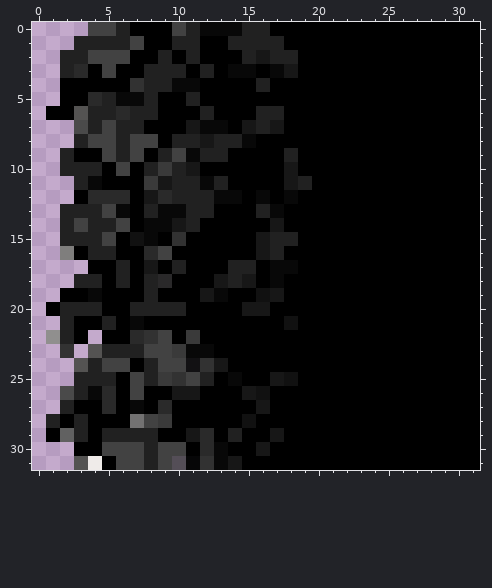
Two states of a pixel-art sprite, projeto_fpro/maptiles/parede/5.png. Above: the version before the commit.
The file is 32x32 pixels. Colours within 5 levels of each other are drawn and written as one.
Once edited:
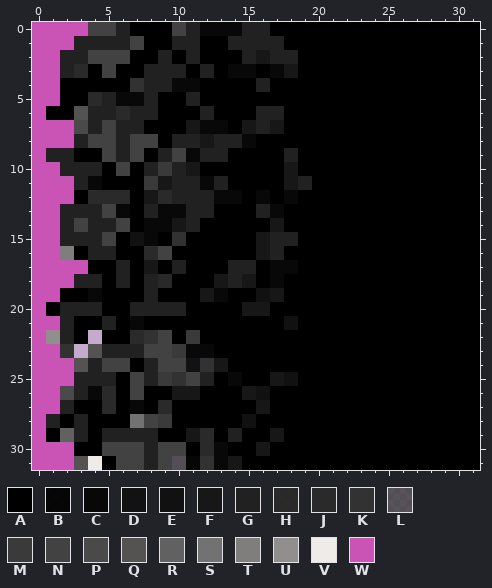
Palette (. is transparent): A #000000  B #010101f8  C #080808  D #0d0d0df7  E #111111  F #171717  G #212121  H #262626f8  J #2a2a2a  K #323232  L #373737c4  M #3a3a3a  N #424242  P #4a4a4a  Q #545352  R #616161  S #737272  T #7f7e7d  U #908f8e  V #efebe9  W #ca53b6
From old to new:
y 0: x 0..3 .... -> WWWW
y 1: x 0..2 ... -> WWW
y 2..5: x 0..1 .. -> WW
y 6: x 0 . -> W
y 7..8: x 0..2 ... -> WWW
y 9: x 0..1 .. -> WG
y 10: x 0..1 .. -> WW
y 11..12: x 0..2 ... -> WWW
y 13..16: x 0..1 .. -> WW
y 17: x 0..3 .... -> WWWW
y 18: x 0..2 ... -> WWW
y 19: x 0..1 .. -> WW
y 20: x 0 . -> W
y 21: x 0..1 .. -> WW
y 22: x 0 . -> W
y 23: x 0..1 .. -> WW
y 24..25: x 0..2 ... -> WWW
y 26..27: x 0..1 .. -> WW
y 28..29: x 0 . -> W
y 30..31: x 0..2 ... -> WWW
Where, in picture pixels (left, top, right, bottom), the same in both pictures:
added: (32, 22, 88, 470)
